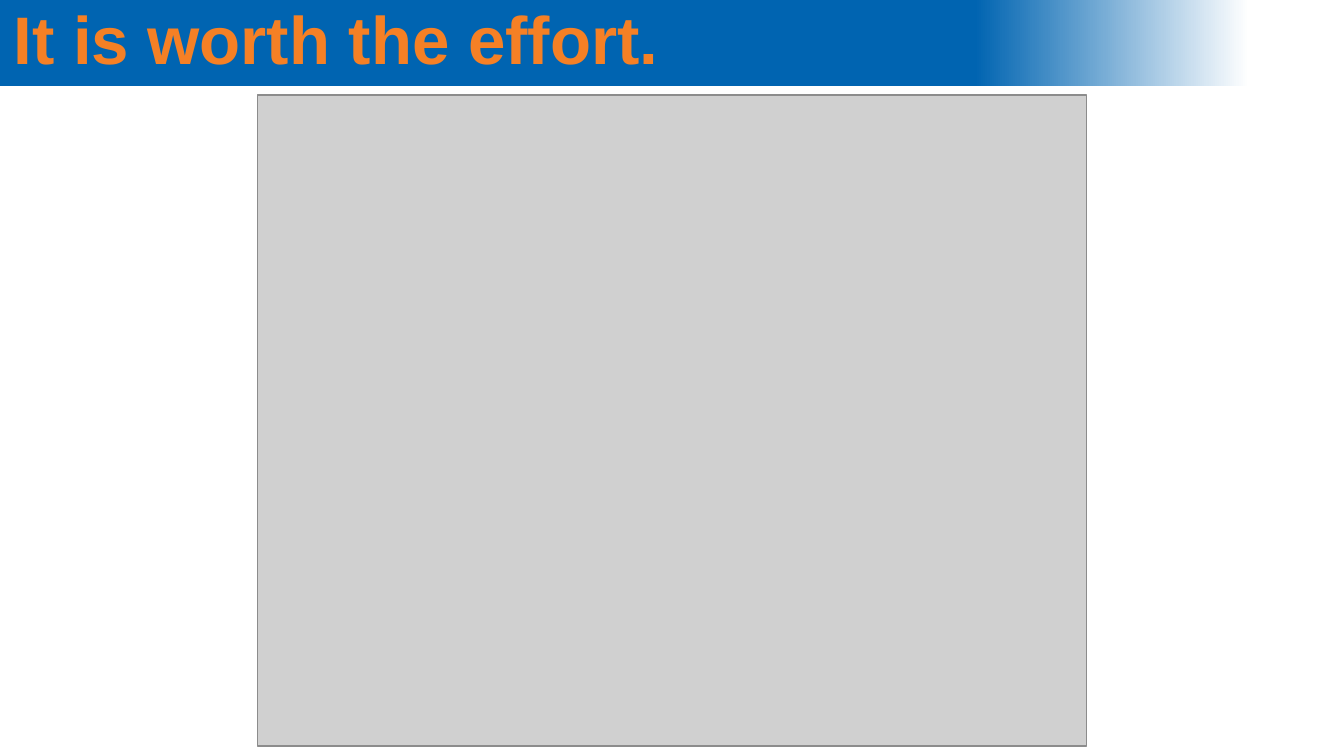
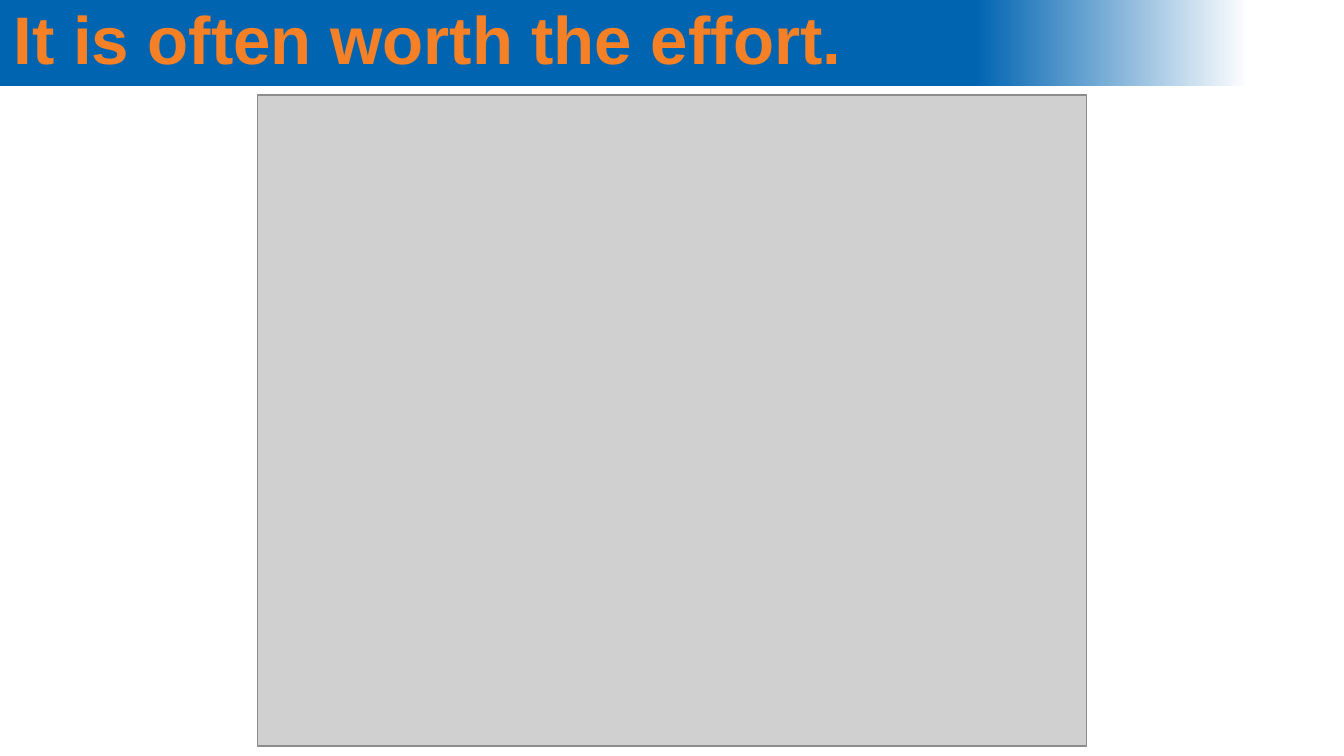
Before and after one commit to spacecataz/sciprog_teaching, a slide deck: slide 7 of LaTeX/latex_intro.pptx. Drawn at 1344x756 pixels with LibreOffice and Linux fonts; fonts in the diff are those of the drawing; grey boxes stand for pictures; background and template pictures are left out. Boxes give left, top, right and bottom in pixels: in the first picture for what was removed or moved away, otherwise in the second. Text is boxed around its words. In the diff, an @@ line names an element or a change of style, - is before the commit and + after.

```diff
--- a/LaTeX/latex_intro.pptx
+++ b/LaTeX/latex_intro.pptx
@@ title at [13, 15, 841, 65]: text changed @@
-It is worth the effort.
+It is often worth the effort.
```
Also in this commit, not shown: 1 other slide changed, 2 slides added.
